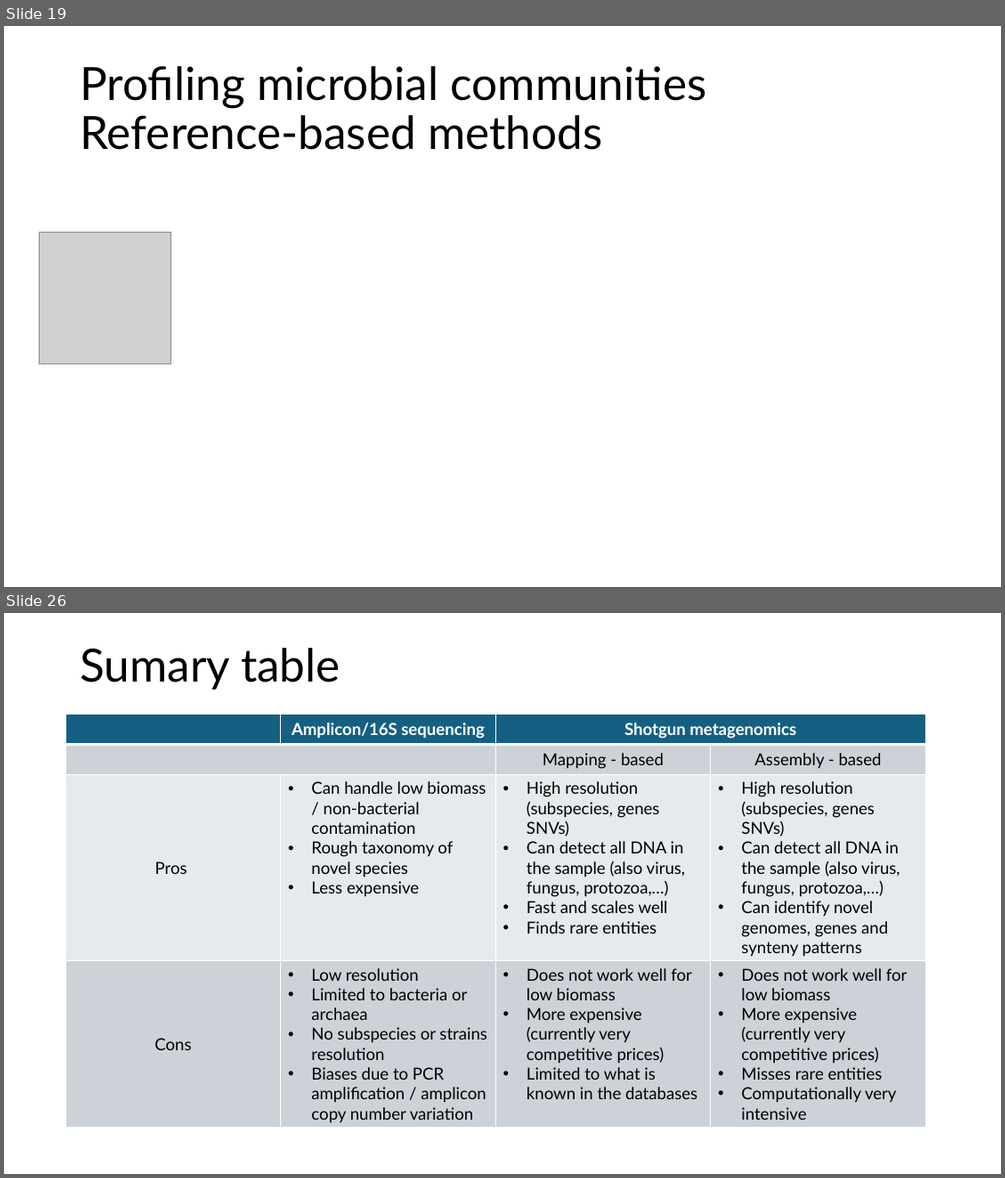
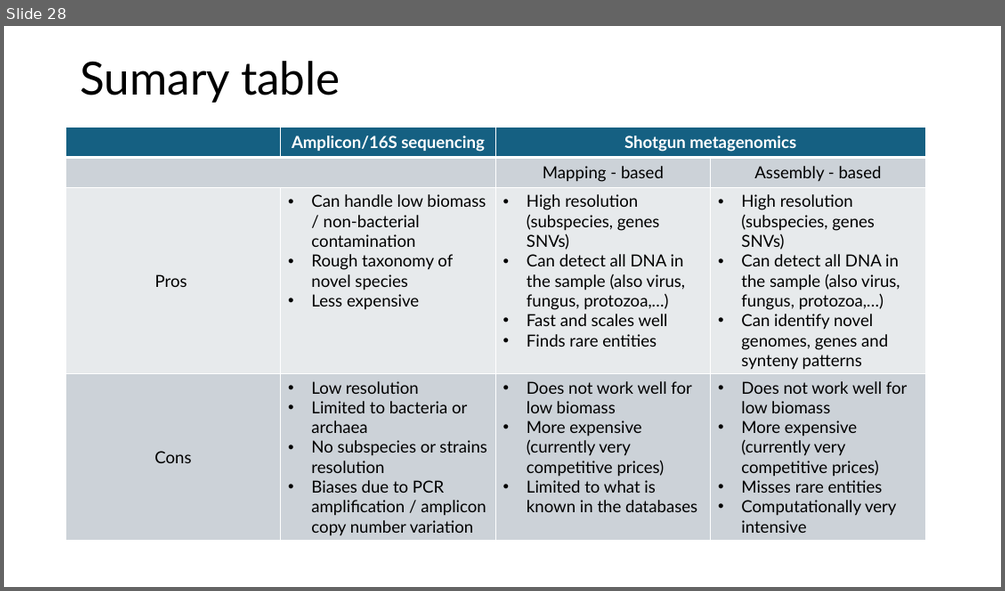
Before and after one commit to biosustain/dsp_metagenomics_training, a slide deck: course_contents/IntroMetagenomics.pptx. Shown one above the other, each under a label of ours: slides 19 and 26 before the commit, slide 28 after it; the slides between them are not shown. The pictures are 1005x1178 and 1005x591 pixels, drawn with LibreOffice and Linux fonts; fonts in the diff are those of the drawing; grey boxes stand for pictures. Boxes give left, top, right and bottom in pixels: in the first picture for what was removed or moved away, otherwise in the second. Text is boxed around its words. In the diff, an @@ line names an element or a change of style, - is before the commit and + after.

Commit message:
Added theory about profiling methods, gene catalog and data proporties

```diff
--- a/course_contents/IntroMetagenomics.pptx
+++ b/course_contents/IntroMetagenomics.pptx
@@ slide 19 removed at [4, 26, 1001, 587], background #FFFFFF @@
@@ title removed at [80, 66, 707, 150] @@
-Profiling microbial communities
-Reference-based methods
@@ picture removed at [39, 232, 171, 364] @@
@@ what was slide 26 is now slide 28 @@
```
Also in this commit, not shown: 4 slides changed, 11 slides added, 3 other slides removed.
